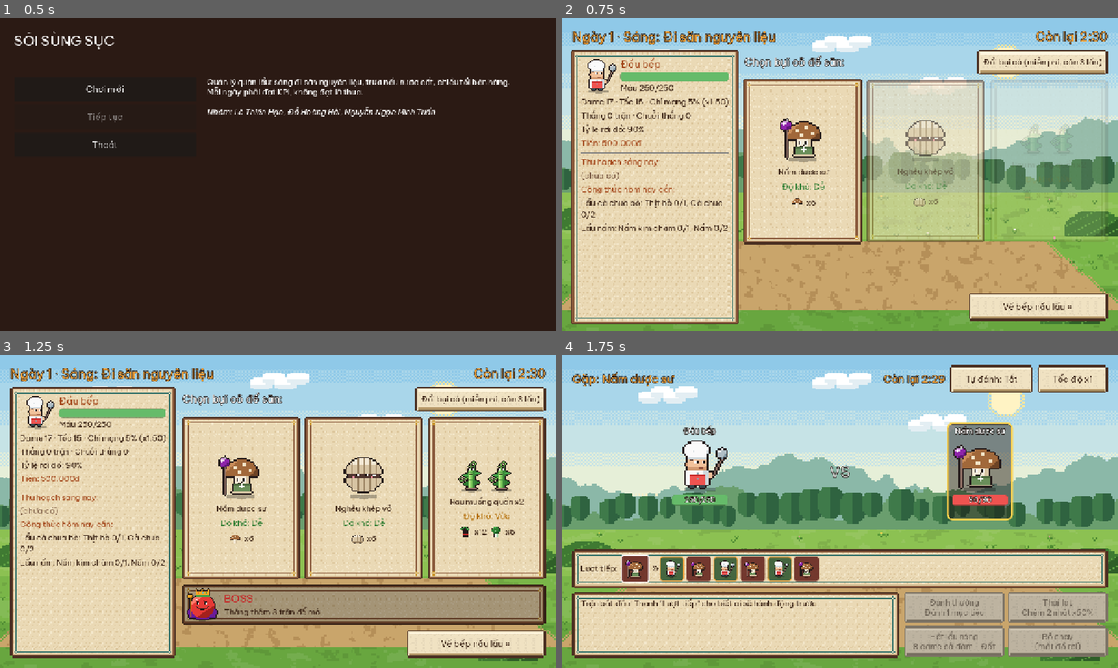
Above: before the commit, frames 1-4 (two rows, left to right).
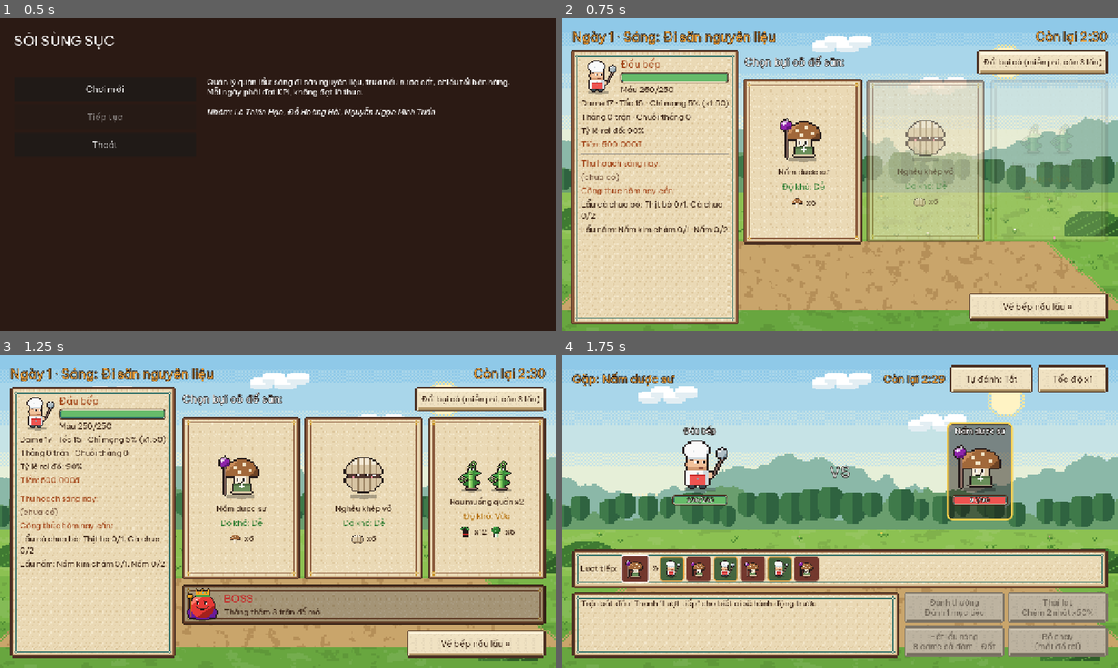
Above: after the commit, the same moments.

Repository: Znoywho/HotPot_SUNSUT
Game: Godot game, scene res://scenes/main_menu/main_menu.tscn
Two runs of this game, one before a commit and one after it. Both use one fixed random seed, a clock stepped at 60 frames per second and the inputs below.
Inputs (mouse positions are in pixels of both pictures, inside the frame that each line leads up to):
- Up to frame 1 (0.5 s): no input
- Up to frame 2 (0.75 s): click "Chơi mới" at 0.5 s
- Up to frame 3 (1.25 s): no input
- Up to frame 4 (1.75 s): click (801, 498) at 1.27 s

Frame 1 is identical in both runs. In frame 2, 2.4% of the frame differs, in the area x 3-30%, y 13-69%; in frame 3, 2.0%; in frame 4, 0.5%.

Commit message:
Săn: thanh máu viền giấy, kho hiện dấu ! tròn và cảnh báo sắp hết hạn

Diff:
--- a/scenes/hunt/ui/combatant_view.gd
+++ b/scenes/hunt/ui/combatant_view.gd
@@ -62,7 +62,7 @@
 	hp_bar = HuntUI.hp_bar(c.is_ally)
 	hp_bar.set_anchors_and_offsets_preset(PRESET_FULL_RECT)
 	bar_holder.add_child(hp_bar)
-	hp_label = HuntUI.outlined_label("", 16)
+	hp_label = HuntUI.outlined_label("", 14)
 	hp_label.horizontal_alignment = HORIZONTAL_ALIGNMENT_CENTER
 	hp_label.vertical_alignment = VERTICAL_ALIGNMENT_CENTER
 	hp_label.set_anchors_and_offsets_preset(PRESET_FULL_RECT)
--- a/scenes/hunt/ui/hunt_ui.gd
+++ b/scenes/hunt/ui/hunt_ui.gd
@@ -217,18 +217,42 @@
 	return bg
 
 
+## Thanh máu có viền giống khung bảng giấy: ngoài nâu đậm, đường kem mảnh, trong xanh ngọc.
 static func hp_bar(ally: bool) -> ProgressBar:
 	var bar := ProgressBar.new()
 	bar.show_percentage = false
-	bar.custom_minimum_size = Vector2(0, 20)
+	bar.custom_minimum_size = Vector2(0, 24)
 	var bg := StyleBoxFlat.new()
 	bg.bg_color = Color("2b1a14")
-	bg.set_corner_radius_all(6)
-	bg.border_color = Color("1a0f0b")
+	bg.border_color = Color("4a2c1c")
 	bg.set_border_width_all(2)
+	bg.set_corner_radius_all(5)
 	var fill := StyleBoxFlat.new()
 	fill.bg_color = Color("66bb6a") if ally else Color("ef5350")
-	fill.set_corner_radius_all(6)
+	fill.set_corner_radius_all(3)
+	# Phần máu nằm lọt trong viền (co vào 4px mỗi cạnh).
+	for side in [SIDE_LEFT, SIDE_TOP, SIDE_RIGHT, SIDE_BOTTOM]:
+		fill.set_expand_margin(side, -4)
 	bar.add_theme_stylebox_override("background", bg)
 	bar.add_theme_stylebox_override("fill", fill)
+	_bar_ring(bar, 2, 1, Color("f3e3c3"), 4) # đường kem
+	_bar_ring(bar, 3, 1, TEAL, 3) # viền trong xanh ngọc
 	return bar
+
+
+## Vẽ 1 vòng viền (chỉ nét, không nền) lùi vào `inset` px bên trong thanh.
+static func _bar_ring(bar: Control, inset: int, width: int, color: Color, radius: int) -> void:
+	var ring := Panel.new()
+	ring.mouse_filter = Control.MOUSE_FILTER_IGNORE
+	var st := StyleBoxFlat.new()
+	st.draw_center = false
+	st.border_color = color
+	st.set_border_width_all(width)
+	st.set_corner_radius_all(radius)
+	ring.add_theme_stylebox_override("panel", st)
+	ring.set_anchors_preset(Control.PRESET_FULL_RECT)
+	ring.offset_left = inset
+	ring.offset_top = inset
+	ring.offset_right = -inset
+	ring.offset_bottom = -inset
+	bar.add_child(ring)
--- a/scenes/hunt/ui/storage_popup.gd
+++ b/scenes/hunt/ui/storage_popup.gd
@@ -48,7 +48,7 @@
 	var pot: Texture2D = load(POT_ICON) if ResourceLoader.exists(POT_ICON) else null
 	for id in broth_ids:
 		var broth := Database.get_broth(id)
-		list.add_child(_row(pot, broth.display_name if broth else id, GameState.broth_batch_list(id)))
+		list.add_child(_row(pot, broth.display_name if broth else id, GameState.broth_batch_list(id), true))
 
 	var close := HuntUI.button("Đóng", 220)
 	close.size_flags_horizontal = SIZE_SHRINK_CENTER
@@ -57,52 +57,102 @@
 	HuntUI.book_open(panel)
 
 
-func _row(icon: Texture2D, name: String, batches: Array) -> Control:
+func _row(icon: Texture2D, name: String, batches: Array, is_broth := false) -> Control:
 	var row := HBoxContainer.new()
 	row.add_theme_constant_override("separation", 10)
 	if icon != null:
-		row.add_child(HuntUI.texture_rect(icon, 40))
+		var ic := HuntUI.texture_rect(icon, 40)
+		ic.size_flags_vertical = SIZE_SHRINK_CENTER
+		row.add_child(ic)
 	var n := HuntUI.label(name, HuntUI.FONT_SMALL)
 	n.custom_minimum_size = Vector2(170, 0)
+	n.size_flags_vertical = SIZE_SHRINK_CENTER
 	row.add_child(n)
 	var chips := HFlowContainer.new()
 	chips.size_flags_horizontal = SIZE_EXPAND_FILL
 	chips.add_theme_constant_override("h_separation", 6)
 	chips.add_theme_constant_override("v_separation", 4)
 	for batch in batches:
-		chips.add_child(batch_chip(batch))
+		chips.add_child(batch_chip(batch, is_broth))
 	row.add_child(chips)
 	return row
 
 
-## Ô nhỏ "x6  !2 ngày": số lượng + dấu chấm than và hạn còn lại (đỏ khi là ngày cuối, tím khi đã hết hạn).
-static func batch_chip(batch: Dictionary) -> Control:
+## Ô lô hàng: số lượng + vòng tròn "!" nhỏ ở góc trên bên phải. Chạm vào ô mới hiện hạn còn lại.
+## Còn 1 ngày: tự hiện cảnh báo "Sắp hết hạn!" (đỏ). Đã quá hạn (giữ bán tiếp): hiện "Hết hạn" (tím).
+static func batch_chip(batch: Dictionary, is_broth := false) -> Control:
 	var left := GameState.days_left(batch)
 	var expired: bool = batch["expired"] or left <= 0
 	var color := Color("2e7d32")
-	var text := "!%d ngày" % left
+	var detail := "còn %d ngày" % left
+	var always_show := false
 	if expired:
 		color = Color("6a1b9a")
-		text = "! Hết hạn"
+		# Nồi luôn tính hạn từ ngày nấu; nồi bị đánh dấu là do nấu từ nguyên liệu hết hạn.
+		detail = "Nấu từ đồ cũ" if is_broth and left > 0 else "Hết hạn"
+		always_show = true
 	elif left == 1:
 		color = Color("c62828")
-		text = "! Ngày cuối"
+		detail = "Sắp hết hạn!"
+		always_show = true
 	elif left == 2:
 		color = Color("b8860b")
-	var chip := PanelContainer.new()
-	var style := StyleBoxFlat.new()
-	style.bg_color = Color(color, 0.14)
-	style.border_color = color
-	style.set_border_width_all(2)
-	style.set_corner_radius_all(6)
-	style.content_margin_left = 8
-	style.content_margin_right = 8
-	style.content_margin_top = 2
-	style.content_margin_bottom = 2
-	chip.add_theme_stylebox_override("panel", style)
-	var line := HBoxContainer.new()
-	line.add_theme_constant_override("separation", 6)
-	line.add_child(HuntUI.label("x%d" % int(batch["count"]), HuntUI.FONT_SMALL))
-	line.add_child(HuntUI.label(text, HuntUI.FONT_SMALL, color))
-	chip.add_child(line)
-	return chip
+	var count_text := "x%d" % int(batch["count"])
+
+	var chip := Button.new()
+	chip.focus_mode = Control.FOCUS_NONE
+	chip.custom_minimum_size = Vector2(76, 56) # Vùng chạm đủ lớn cho ngón tay.
+	chip.add_theme_font_size_override("font_size", HuntUI.FONT_SMALL)
+	for state in ["normal", "hover", "pressed", "focus", "disabled"]:
+		var style := StyleBoxFlat.new()
+		style.bg_color = Color(color, 0.22 if state == "pressed" else 0.12)
+		style.border_color = color if always_show else Color(color, 0.55)
+		style.set_border_width_all(2)
+		style.set_corner_radius_all(8)
+		style.content_margin_left = 12
+		style.content_margin_right = 14
+		chip.add_theme_stylebox_override(state, style)
+	for c in ["font_color", "font_hover_color", "font_pressed_color", "font_focus_color"]:
+		chip.add_theme_color_override(c, HuntUI.INK if not always_show else color.darkened(0.15))
+	var full := "%s  %s" % [count_text, detail]
+	chip.text = full if always_show else count_text
+	if not always_show:
+		chip.pressed.connect(func(): chip.text = count_text if chip.text == full else full)
+
+	# Vòng tròn nhỏ bọc dấu "!" ở góc trên bên phải.
+	var badge := PanelContainer.new()
+	badge.mouse_filter = Control.MOUSE_FILTER_IGNORE
+	var bs := StyleBoxFlat.new()
+	bs.bg_color = color
+	bs.border_color = Color("fff8e8")
+	bs.set_border_width_all(2)
+	bs.set_corner_radius_all(11)
+	bs.set_content_margin_all(0)
+	badge.add_theme_stylebox_override("panel", bs)
+	badge.custom_minimum_size = Vector2(22, 22)
+	var mark := Label.new()
+	mark.text = "!"
+	mark.horizontal_alignment = HORIZONTAL_ALIGNMENT_CENTER
+	mark.vertical_alignment = VERTICAL_ALIGNMENT_CENTER
+	mark.add_theme_font_size_override("font_size", 15)
+	mark.add_theme_color_override("font_color", Color.WHITE)
+	badge.add_child(mark)
+	badge.set_anchors_preset(Control.PRESET_TOP_RIGHT)
+	badge.offset_left = -14
+	badge.offset_right = 8
+	badge.offset_top = -8
+	badge.offset_bottom = 14
+	chip.add_child(badge)
+	if always_show:
+		# Nhấp nháy nhẹ cho dễ thấy.
+		var t := badge.create_tween().set_loops()
+		t.tween_property(badge, "modulate:a", 0.45, 0.5)
+		t.tween_property(badge, "modulate:a", 1.0, 0.5)
+
+	# Chừa chỗ cho vòng tròn nhô ra ngoài ô.
+	var holder := MarginContainer.new()
+	holder.add_theme_constant_override("margin_top", 8)
+	holder.add_theme_constant_override("margin_bottom", 8) # cân với phía trên để ô nằm giữa hàng
+	holder.add_theme_constant_override("margin_right", 8)
+	holder.add_child(chip)
+	return holder
